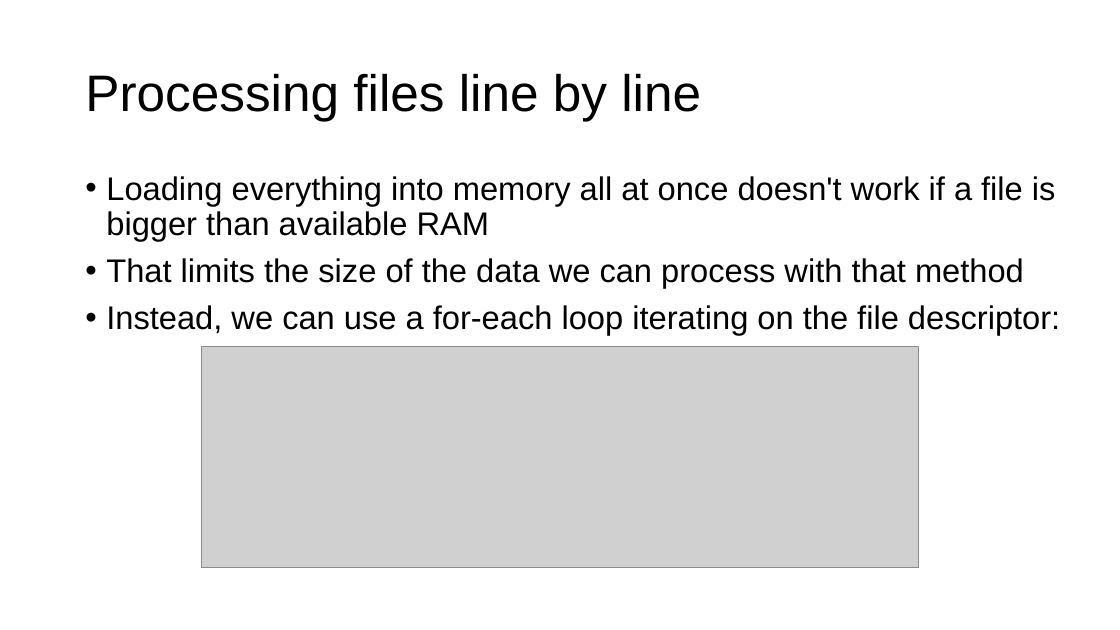
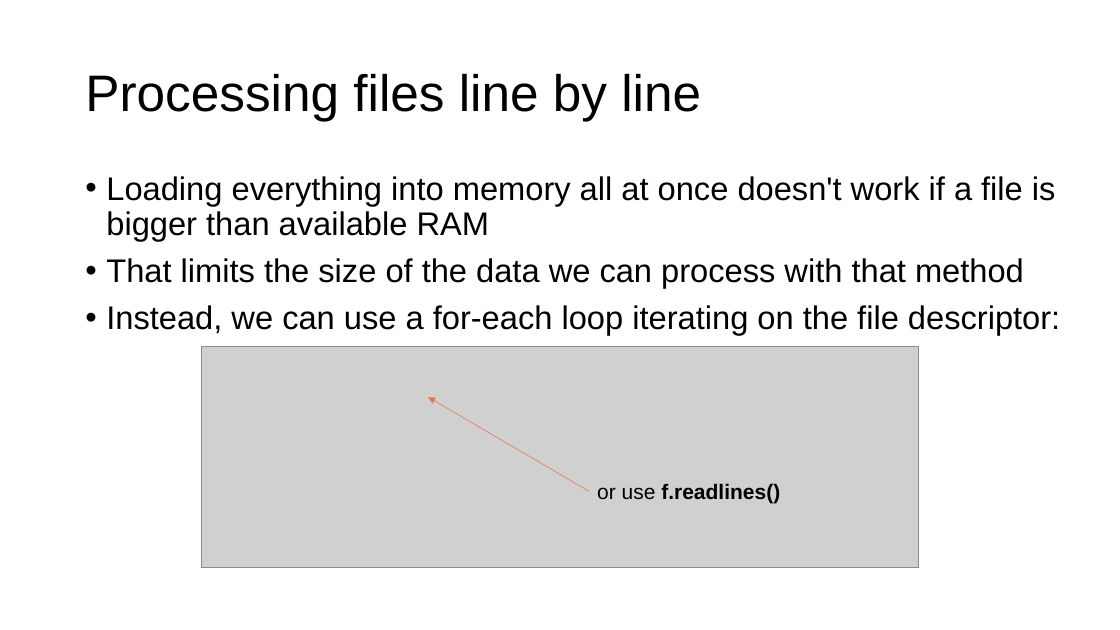
Before and after one commit to parrt/msds501, a slide deck: slide 8 of slides/files.pptx (slide 9 before the commit). Drawn at 1120x630 pixels with LibreOffice and Linux fonts; fonts in the diff are those of the drawing; grey boxes stand for pictures; background and template pictures are left out. Boxes give left, top, right and bottom in pixels: in the first picture for what was removed or moved away, otherwise in the second. Text is boxed around its words. In the diff, an @@ line names an element or a change of style, - is before the commit and + after.

```diff
--- a/slides/files.pptx
+++ b/slides/files.pptx
@@ arrow added from (589, 492) to (429, 397), #E4754F 0.5 pt @@
@@ text added at (x1=597, y1=483, x2=780, y2=503), 18 pt, text #000000, bold @@
+or use f.readlines()
```
Also in this commit, not shown: 3 other slides changed, 1 slide added, 4 other files.
